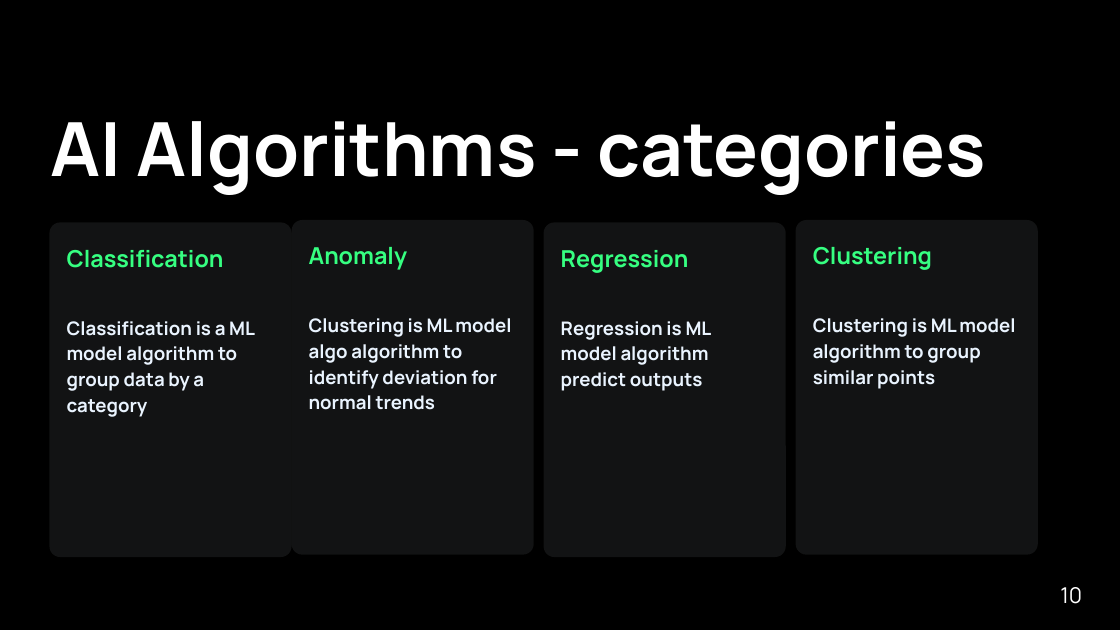
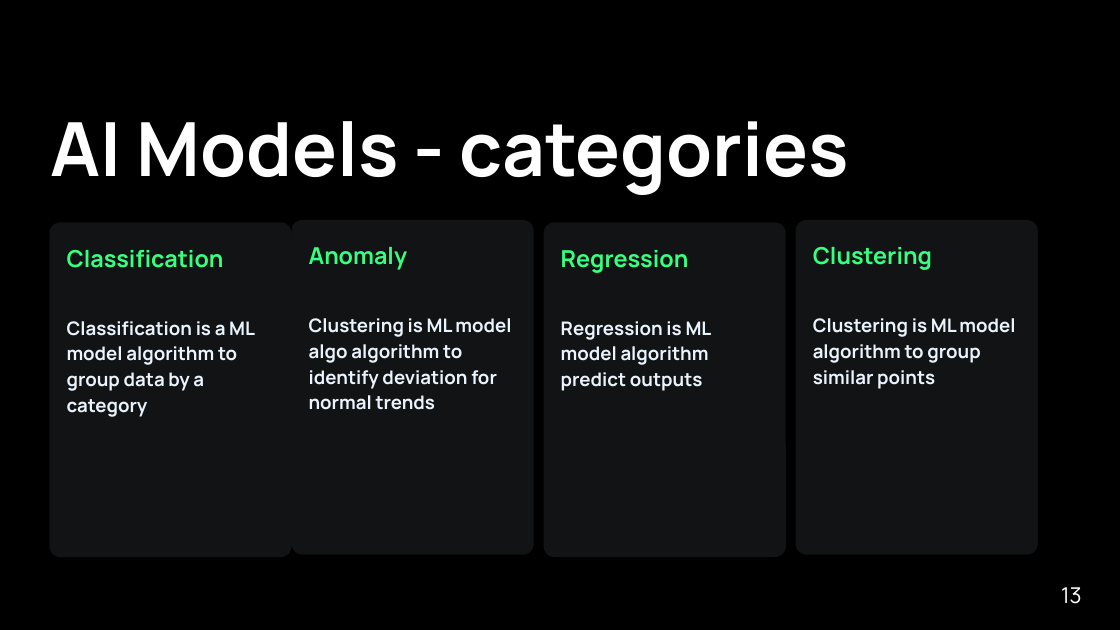
Before and after one commit to ggreen/real-time-AI-ML-event-streaming, a slide deck: slide 13 of docs/conferences/afrotech-realtime-ai-2024.pptx (slide 10 before the commit). Drawn at 1120x630 pixels with LibreOffice and Linux fonts; fonts in the diff are those of the drawing; background and template pictures are left out. Boxes give left, top, right and bottom in pixels: in the first picture for what was removed or moved away, otherwise in the second. Text is boxed around its words. In the diff, an @@ line names an element or a change of style, - is before the commit and + after.

```diff
--- a/docs/conferences/afrotech-realtime-ai-2024.pptx
+++ b/docs/conferences/afrotech-realtime-ai-2024.pptx
@@ text at (50, 121, 849, 195): text changed @@
-AI Algorithms - categories
+AI Models - categories
@@ page number at (1061, 587, 1082, 604): text changed @@
-10
+13
```
Also in this commit, not shown: 15 other slides changed, 5 slides added, 2 slides removed, 13 other files.
